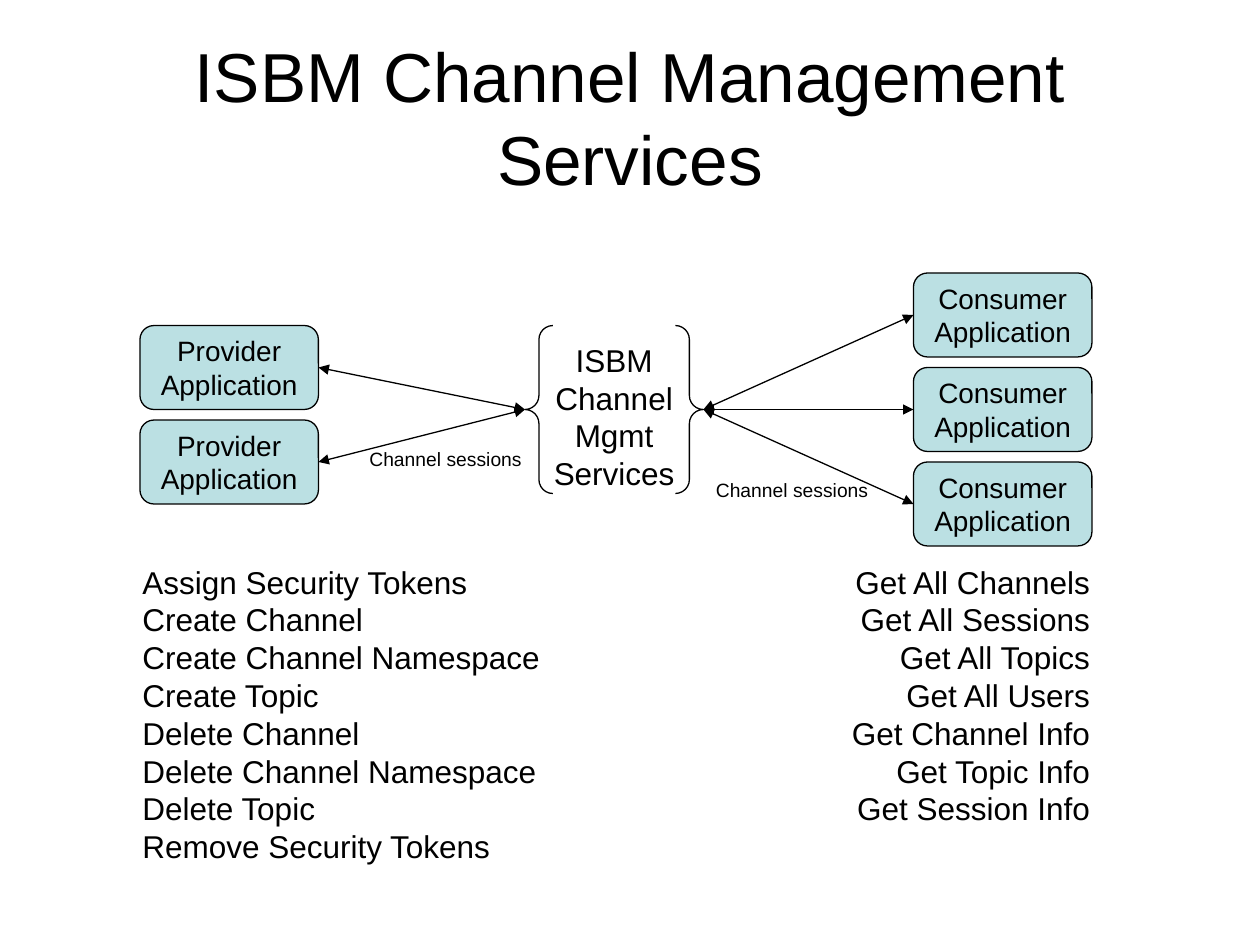
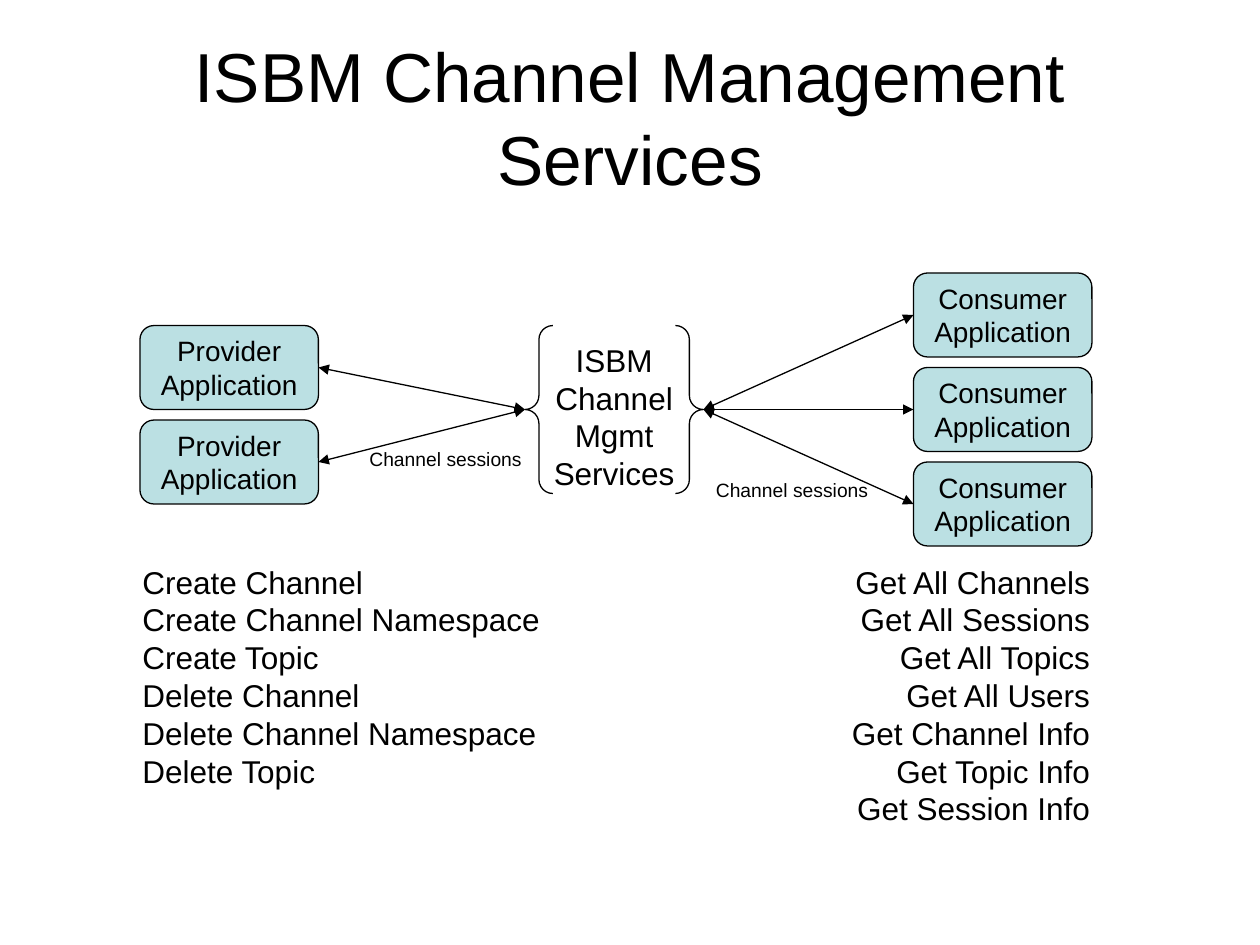
Before and after one commit to mimosa-org/ws-isbm, a slide deck: slide 8 of 0-Doc/OpenO&M Information Service Bus Model (ISBM) Specification Diagrams.pptx. Drawn at 1260x945 pixels with LibreOffice and Linux fonts; fonts in the diff are those of the drawing. Boxes give left, top, right and bottom in pixels: in the first picture for what was removed or moved away, otherwise in the second. Text is boxed around its words. In the diff, an @@ line names an element or a change of style, - is before the commit and + after.

```diff
--- a/0-Doc/OpenO&M Information Service Bus Model (ISBM) Specification Diagrams.pptx
+++ b/0-Doc/OpenO&M Information Service Bus Model (ISBM) Specification Diagrams.pptx
@@ text at box(142, 571, 467, 600): paragraph removed @@
-Assign Security Tokens
@@ text at box(142, 835, 490, 864): paragraph removed @@
-Remove Security Tokens
```
Also in this commit, not shown: 1 other file.
